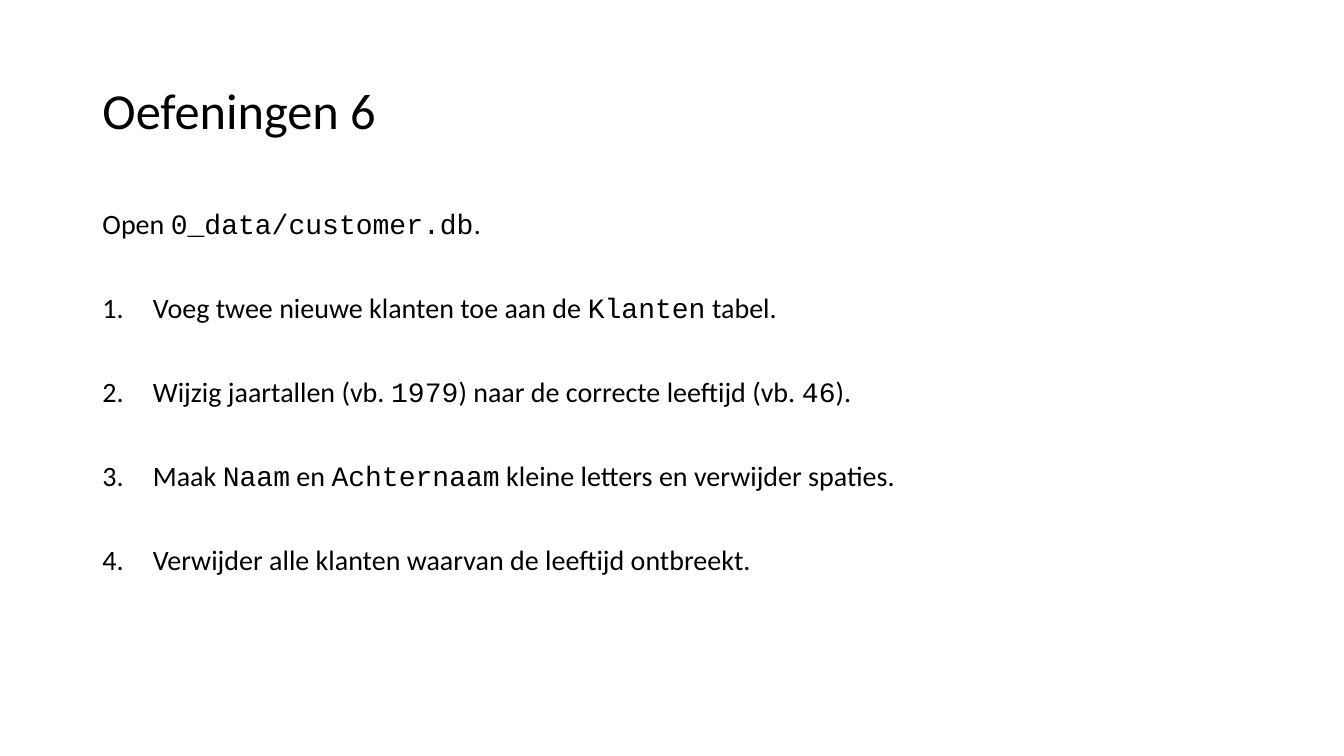
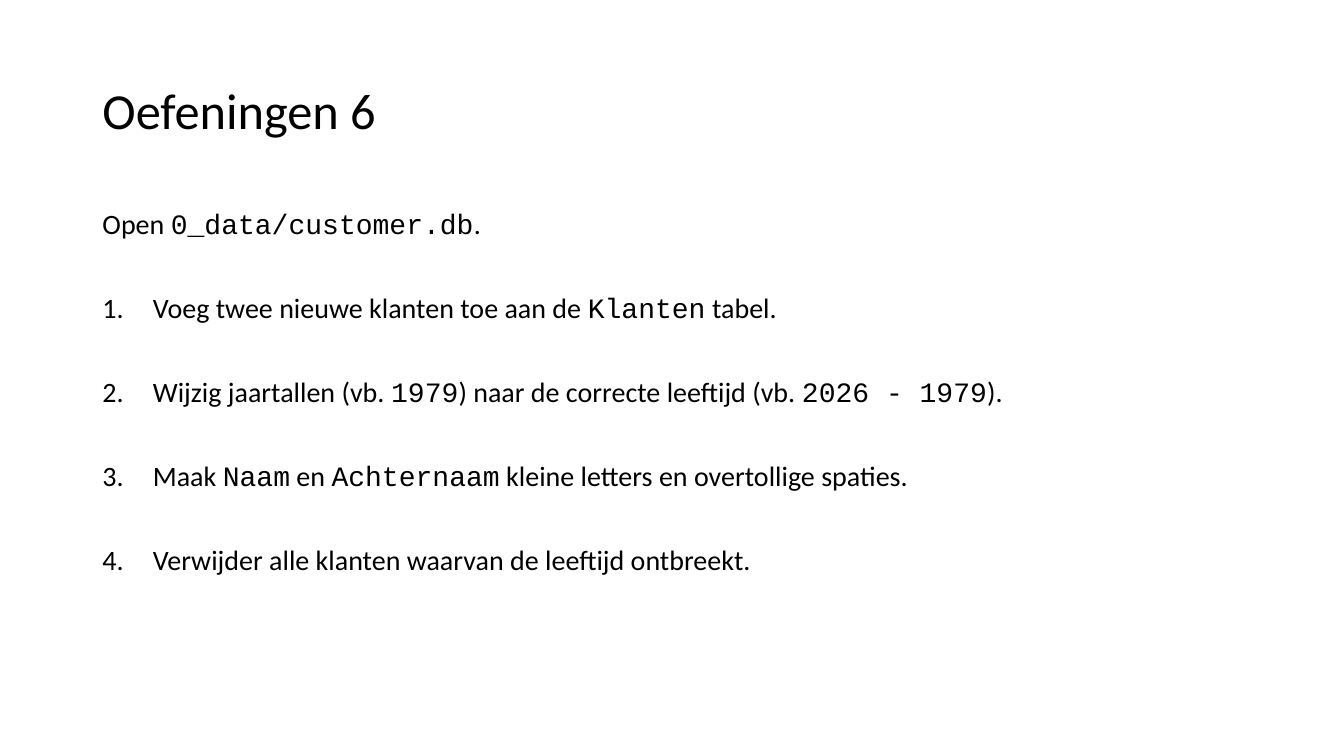
Before and after one commit to LFKoning/knowledge-sharing, a slide deck: slide 69 of sql_course_2p/1_basics/1_basics.pptx (slide 67 before the commit). Drawn at 1344x756 pixels with LibreOffice and Linux fonts; fonts in the diff are those of the drawing. Boxes give left, top, right and bottom in pixels: in the first picture for what was removed or moved away, otherwise in the second. Text is boxed around its words. In the diff, an @@ line names an element or a change of style, - is before the commit and + after.

```diff
--- a/sql_course_2p/1_basics/1_basics.pptx
+++ b/sql_course_2p/1_basics/1_basics.pptx
@@ text at (x1=153, y1=381, x2=1003, y2=491): text changed @@
-2. Wijzig jaartallen (vb. 1979) naar de correcte leeftijd (vb. 46).
-3. Maak Naam en Achternaam kleine letters en verwijder spaties.
+2. Wijzig jaartallen (vb. 1979) naar de correcte leeftijd (vb. 2026 - 1979).
+3. Maak Naam en Achternaam kleine letters en overtollige spaties.
```
Also in this commit, not shown: 7 other slides changed, 3 slides added, 1 slide removed, 1 other file.
